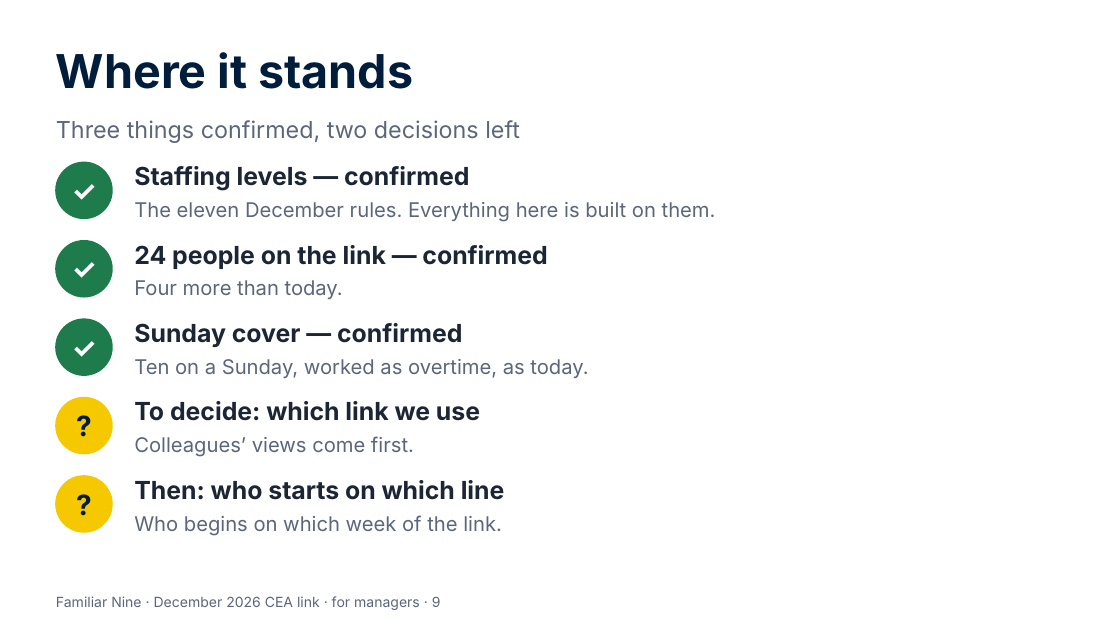
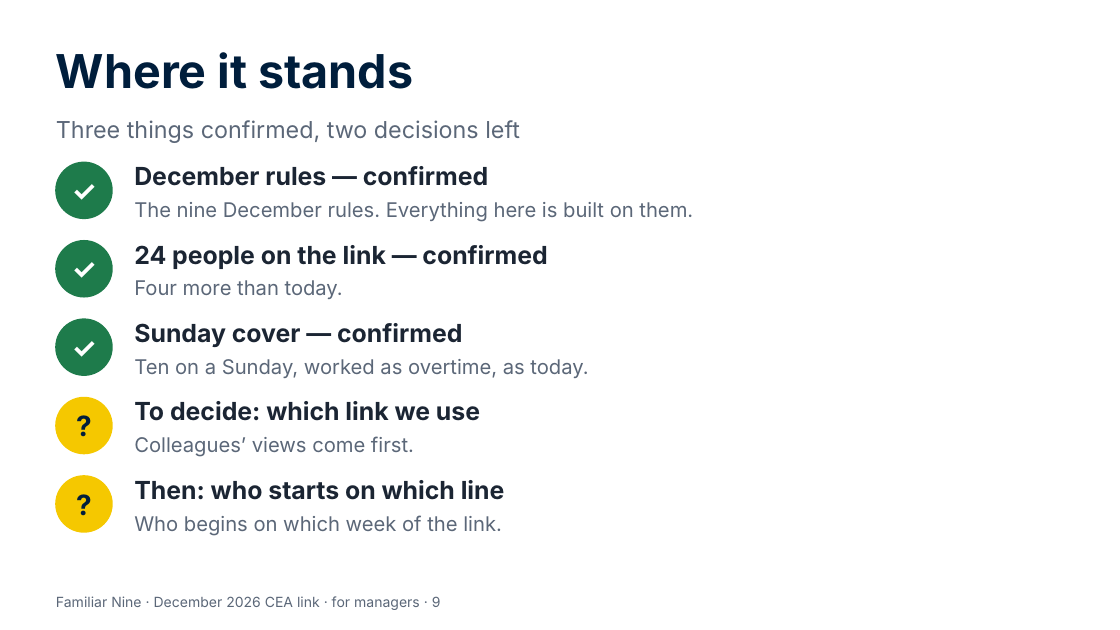
Before and after one commit to Garethdavidmiller/roster-app, a slide deck: slide 9 of docs/proposals/presentations/Familiar-Nine-for-managers.pptx. Drawn at 1120x630 pixels with LibreOffice and Linux fonts; fonts in the diff are those of the drawing. Boxes give left, top, right and bottom in pixels: in the first picture for what was removed or moved away, otherwise in the second. Text is boxed around its words. In the diff, an @@ line names an element or a change of style, - is before the commit and + after.

```diff
--- a/docs/proposals/presentations/Familiar-Nine-for-managers.pptx
+++ b/docs/proposals/presentations/Familiar-Nine-for-managers.pptx
@@ text at <box>134,166,488,186</box>: text changed @@
-Staffing levels — confirmed
+December rules — confirmed
@@ text at <box>134,202,693,222</box>: text changed @@
-The eleven December rules. Everything here is built on them.
+The nine December rules. Everything here is built on them.
```
Also in this commit, not shown: 3 other slides changed, 25 other files.
